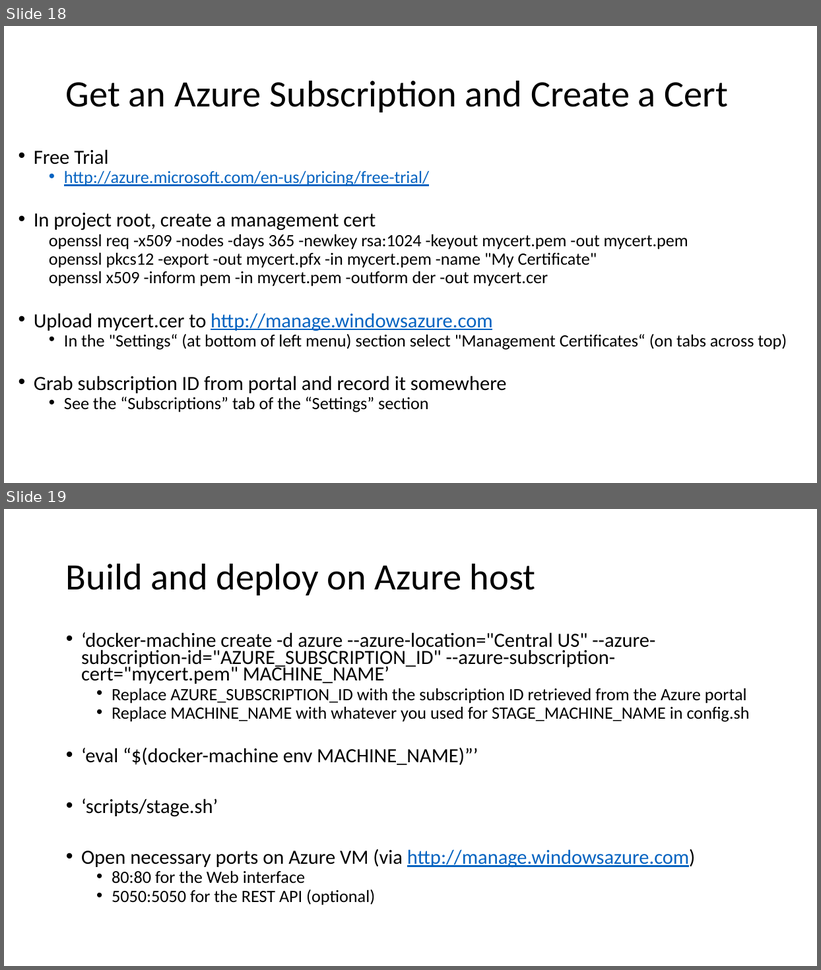
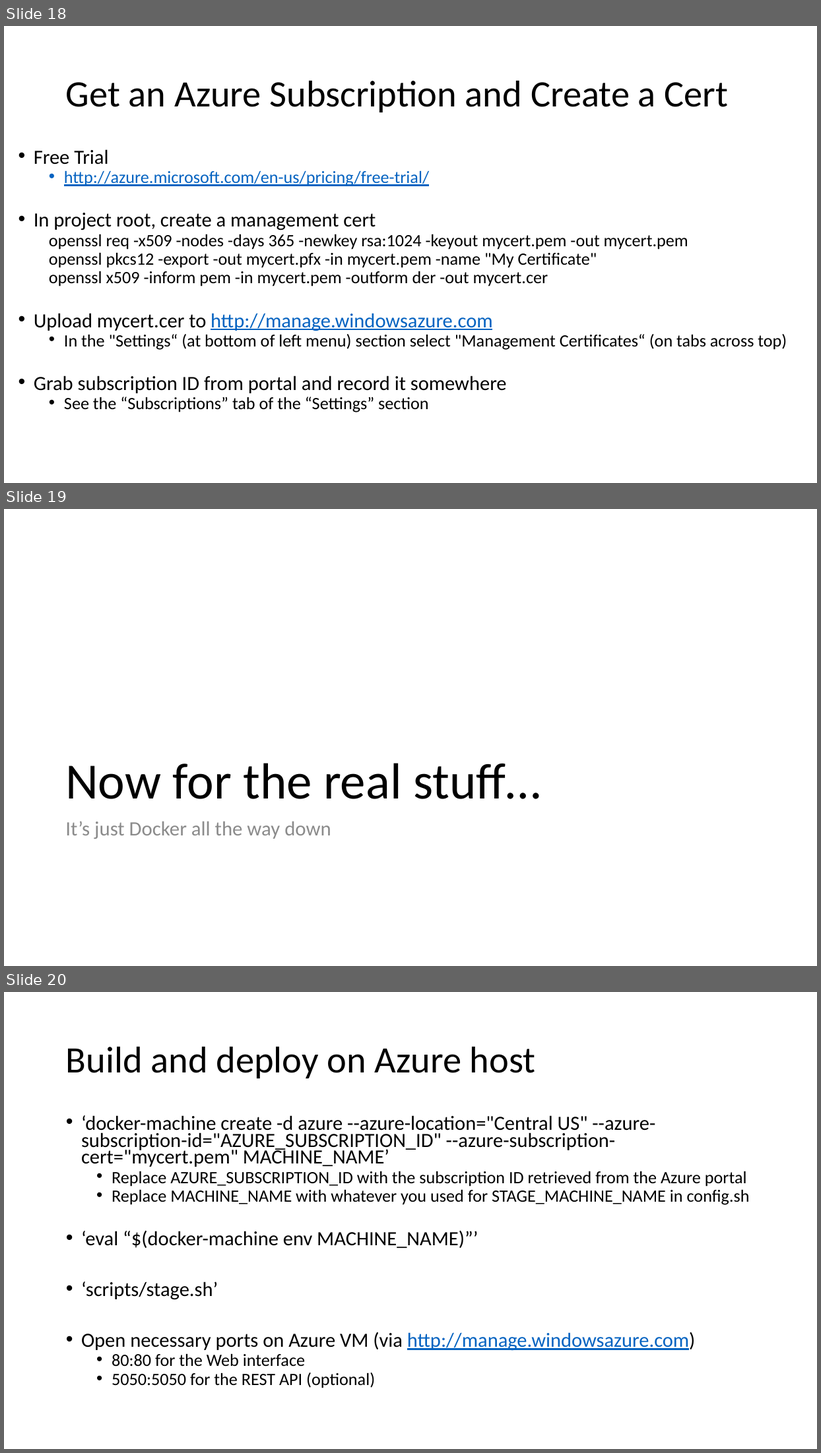
Before and after one commit to tvsnarayana/AzureDevTestDeploy, a slide deck: docs/tutorial.pptx. Shown one above the other, each under a label of ours: slides 18 and 19 before the commit, slides 18, 19 and 20 after it. The pictures are 821x970 and 821x1453 pixels, drawn with LibreOffice and Linux fonts; fonts in the diff are those of the drawing. Boxes give left, top, right and bottom in pixels: in the first picture for what was removed or moved away, otherwise in the second. Text is boxed around its words. In the diff, an @@ line names an element or a change of style, - is before the commit and + after.

```diff
--- a/docs/tutorial.pptx
+++ b/docs/tutorial.pptx
@@ slide 19 added at (x1=4, y1=509, x2=817, y2=966), background #FFFFFF @@
@@ title added at (x1=65, y1=763, x2=541, y2=799), 60 pt, text #000000 @@
+Now for the real stuff…
@@ text added at (x1=65, y1=821, x2=331, y2=839), 24 pt, text #8C8C8C @@
+It’s just Docker all the way down
@@ what was slide 19 is now slide 20 @@
```
Also in this commit, not shown: 2 slides changed.
